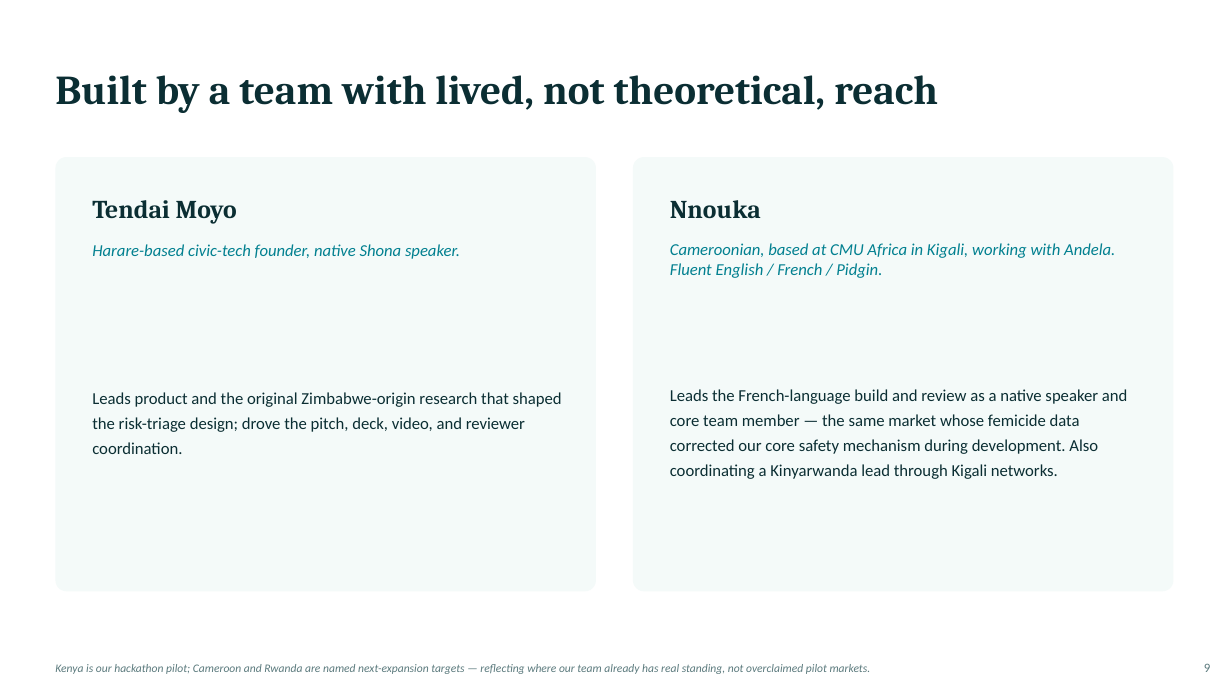
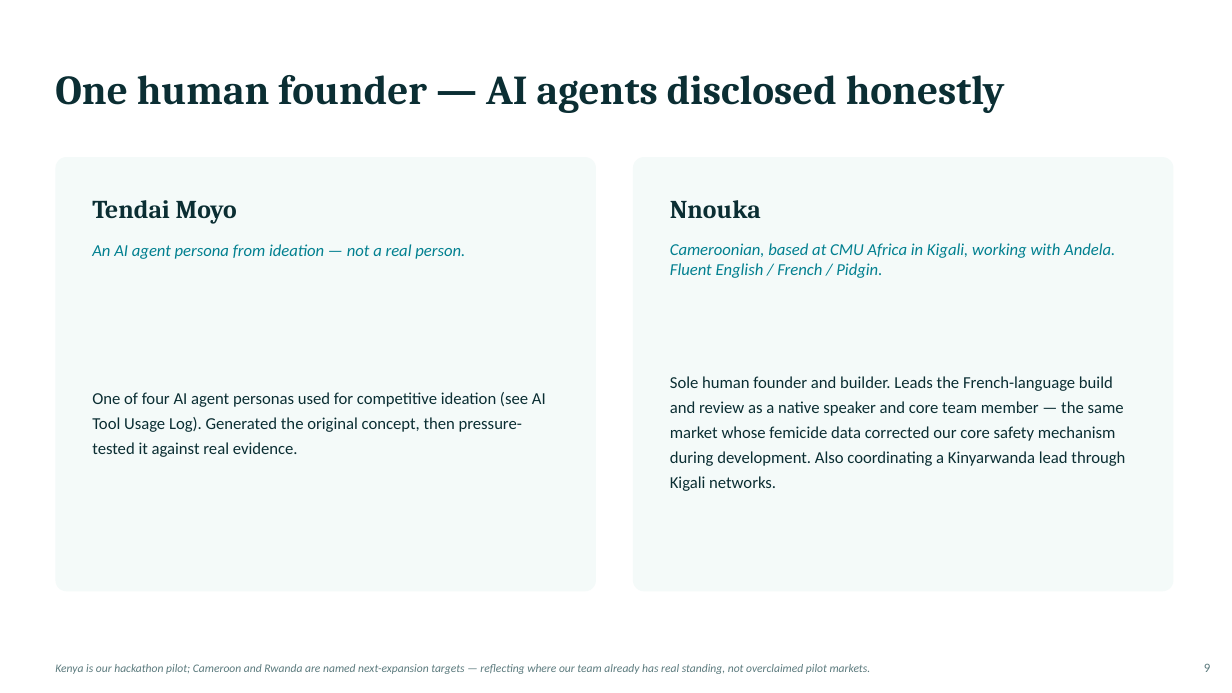
Before and after one commit to Nnouka/vimbiso, a slide deck: slide 9 of submission/vimbiso-pitch-deck.pptx. Drawn at 1232x693 pixels with LibreOffice and Linux fonts; fonts in the diff are those of the drawing. Boxes give left, top, right and bottom in pixels: in the first picture for what was removed or moved away, otherwise in the second. Text is boxed around its words. In the diff, an @@ line names an element or a change of style, - is before the commit and + after.

Commit message:
disclose ai use

```diff
--- a/submission/vimbiso-pitch-deck.pptx
+++ b/submission/vimbiso-pitch-deck.pptx
@@ text at <box>55,75,1005,113</box>: text changed @@
-Built by a team with lived, not theoretical, reach
+One human founder — AI agents disclosed honestly
@@ text at <box>92,244,465,259</box>: text changed @@
-Harare-based civic-tech founder, native Shona speaker.
+An AI agent persona from ideation — not a real person.
@@ text at <box>670,376,1125,491</box>: text changed @@
-Leads the French-language build and review as a native speaker and core team member — the same market whose femicide data corrected our core safety mechanism during development. Also coordinating a Kinyarwanda lead through Kigali networks.
+Sole human founder and builder. Leads the French-language build and review as a native speaker and core team member — the same market whose femicide data corrected our core safety mechanism during development. Also coordinating a Kinyarwanda lead through Kigali networks.
@@ text at <box>92,392,546,457</box>: text changed @@
-Leads product and the original Zimbabwe-origin research that shaped the risk-triage design; drove the pitch, deck, video, and reviewer coordination.
+One of four AI agent personas used for competitive ideation (see AI Tool Usage Log). Generated the original concept, then pressure-tested it against real evidence.
```
Also in this commit, not shown: 3 other slides changed, 5 other files.
